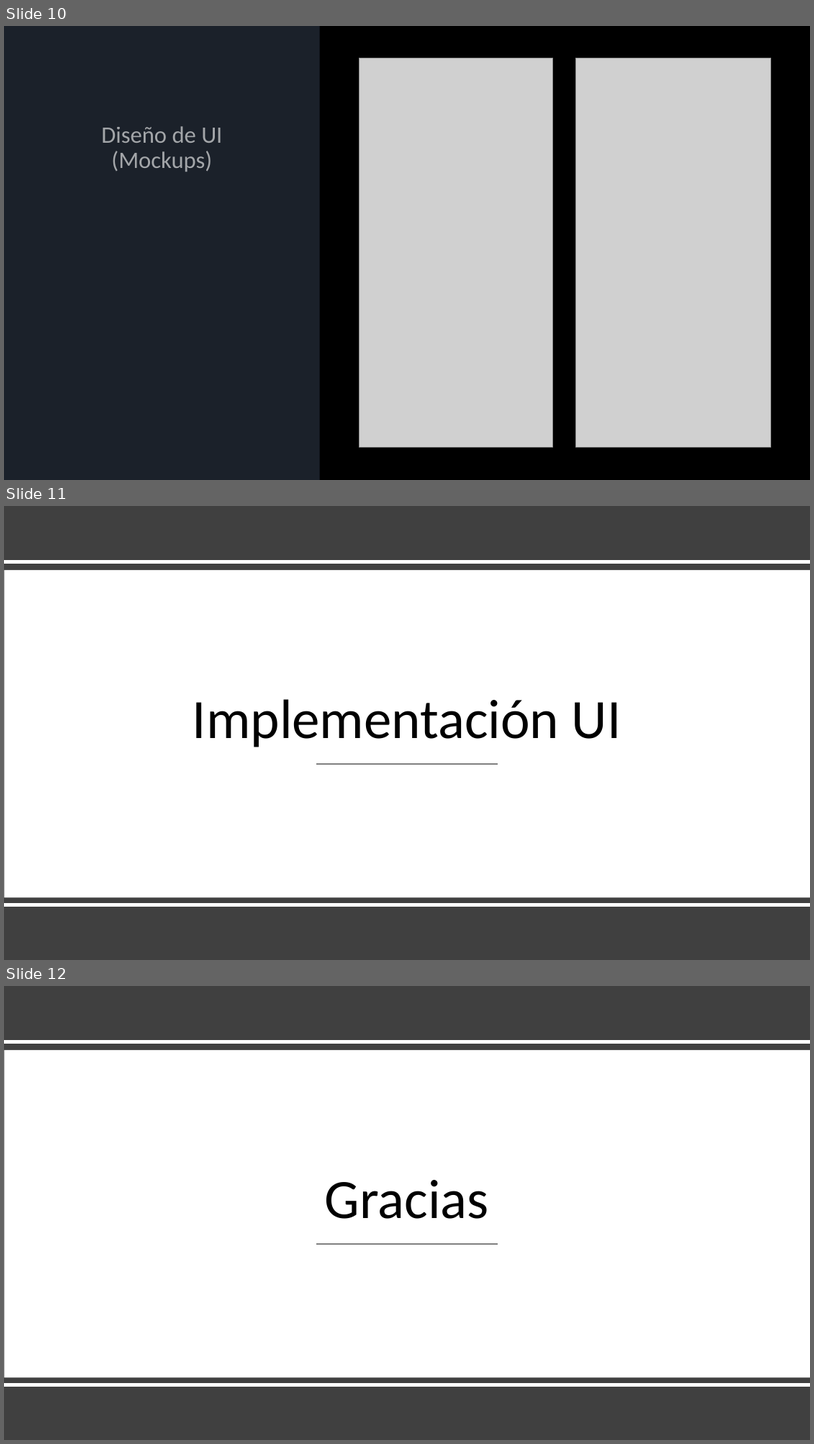
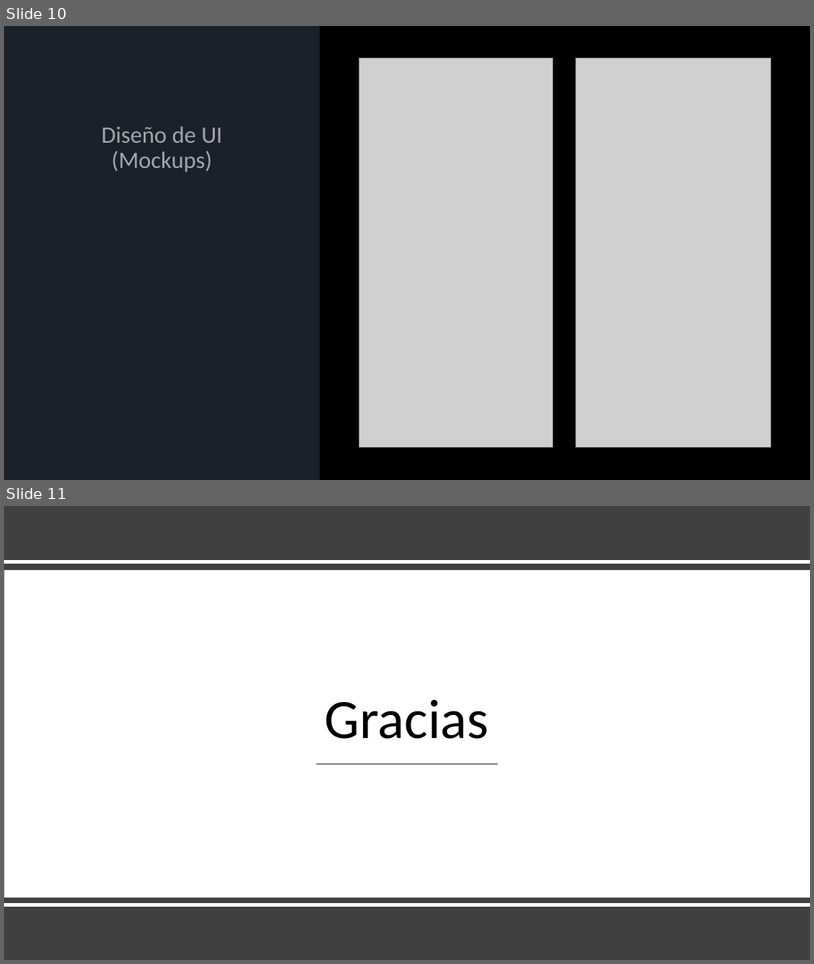
Before and after one commit to IntroCompuMovil202110/SportsLink, a slide deck: Documentos/Entrega1.pptx. Shown one above the other, each under a label of ours: slides 10, 11 and 12 before the commit, slides 10 and 11 after it. The pictures are 814x1444 and 814x964 pixels, drawn with LibreOffice and Linux fonts; fonts in the diff are those of the drawing; grey boxes stand for pictures. Boxes give left, top, right and bottom in pixels: in the first picture for what was removed or moved away, otherwise in the second. Text is boxed around its words. In the diff, an @@ line names an element or a change of style, - is before the commit and + after.

```diff
--- a/Documentos/Entrega1.pptx
+++ b/Documentos/Entrega1.pptx
@@ slide 11 removed at box(4, 506, 810, 960), background #FFFFFF @@
@@ rectangle removed at box(4, 506, 810, 960) @@
@@ line removed from (4, 561) to (810, 561) @@
@@ rectangle removed at box(4, 570, 810, 898) @@
@@ title removed at box(193, 699, 622, 747) @@
-Implementación UI
@@ line removed from (316, 764) to (498, 764) @@
@@ line removed from (4, 905) to (810, 905) @@
@@ what was slide 12 is now slide 11 @@
```
Also in this commit, not shown: 43 other files.
